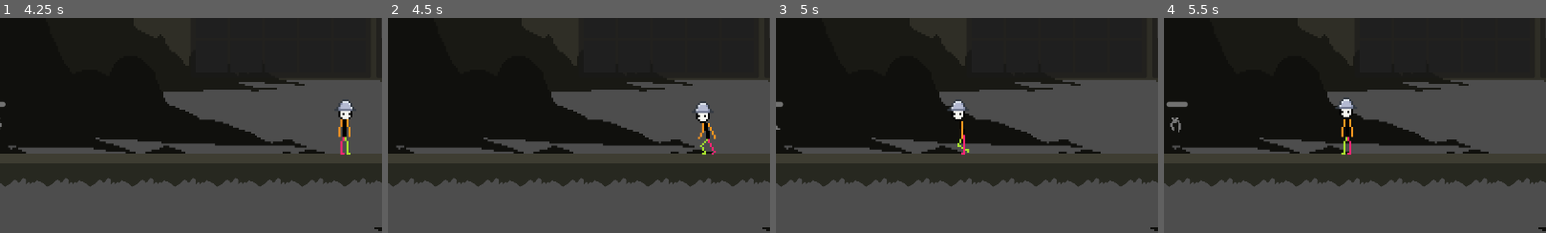
Above: before the commit, frames 1-4 (left to right).
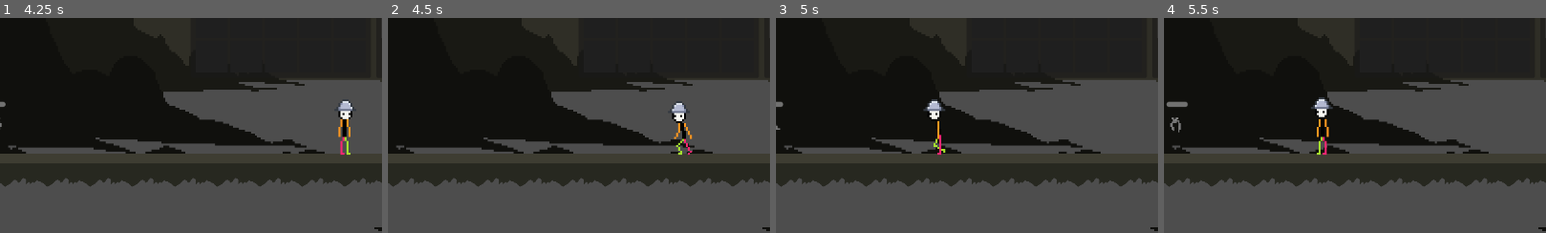
Above: after the commit, the same moments.

Repository: astrimbu/game-test
Game: Godot game, scene res://scenes/World.tscn
Same seed, same stepped clock (60 frames per second), same inputs: the game is played once before the commit and once after it.
Inputs (mouse positions are % of the whole screen's width and height, from its top left):
- Up to frame 1 (4.25 s): click "I" at 0.5 s; click "P" at 1.25 s; click "Resume" at 2 s; drag from (41, 25) to (60, 28) at 2.77 s; drag from (45, 25) to (45, 70) at 3.52 s
- Up to frame 2 (4.5 s): move the mouse to (50, 25) at 4.27 s; hold Left (ui_left) from 4.28 s (still down); click (50, 25) at 4.42 s
- Up to frame 3 (5 s): keep holding Left (ui_left)
- Up to frame 4 (5.5 s): release Left (ui_left) at 5 s; drag from (55, 25) to (20, 35) at 5.02 s
The pictures show only the part of the screen within x 13-63%, y 40-90%; the shares and areas given below are measured in that part.

Frame 1 is identical in both runs. In frame 2, 1.2% of the frame differs, in the area x 73-86%, y 38-64%; in frame 3, 0.8%; in frame 4, 1.0%.

Commit message:
Instantaneous movement, edge detection

Diff:
--- a/scripts/components/player_combat.gd
+++ b/scripts/components/player_combat.gd
@@ -71,19 +71,25 @@
 		print("Combat: Target died before damage applied.")
 		return
 
+	# Capture name *before* potentially freeing the enemy via take_damage
+	var enemy_name = target_enemy.name
+
 	# --- Perform the attack damage/action based on style ---
 	print("Combat: Applying damage with style: %s" % current_attack_style)
 	if current_attack_style == "unarmed" or current_attack_style == "melee":
 		var damage = get_total_damage()
-		target_enemy.take_damage(damage)
+		target_enemy.take_damage(damage) # Enemy might be freed here
 		EventBus.publish_damage_dealt(damage, target_enemy)
-		print("Combat: Applied %d melee/unarmed damage to %s" % [damage, target_enemy.name])
+		# Use the captured name in the print statement
+		print("Combat: Applied %d melee/unarmed damage to %s" % [damage, enemy_name])
 	elif current_attack_style == "ranged":
 		# TODO: Implement projectile spawning
 
 		var damage = get_total_damage()
-		target_enemy.take_damage(damage)
+		target_enemy.take_damage(damage) # Enemy might be freed here
 		EventBus.publish_damage_dealt(damage, target_enemy)
+		# Use the captured name if you add a print here later
+		# print("Combat: Applied %d ranged damage to %s" % [damage, enemy_name])
 	elif current_attack_style == "magic":
 		print("Combat: Magic attack - Placeholder.")
 	else:
@@ -92,6 +98,7 @@
 
 	# Damage applied. Now start the cooldown timer for the *next* attack.
 	# The cooldown runs *after* the damage point.
+	# Re-check validity *after* damage application, as the enemy might be dead/null now.
 	if auto_combat_enabled and is_instance_valid(target_enemy) and not target_enemy.get_is_dead():
 		# Start the FULL cooldown timer now.
 		print("Combat: Damage applied. Starting FULL cooldown timer for %.2f seconds." % current_attack_cooldown)
@@ -105,11 +112,13 @@
 func _on_enemy_killed(enemy: BaseEnemy) -> void:
 	# Check if the killed enemy was our current target
 	if enemy == target_enemy:
-		print("Combat: Target enemy killed. Allowing animation to complete.")
+		print("Combat: Target enemy killed. Clearing target and stopping combat loop.")
 		# Prevent the loop from continuing after the current cooldown finishes
 		auto_combat_enabled = false
 		# Stop attack timer to prevent starting new attacks
 		attack_timer.stop()
+		# Clear the reference to the now-dead enemy
+		target_enemy = null
 		# Let the current animation finish via animation_complete_timer
 
 func start_attacking(target: CharacterBody2D) -> void:
--- a/scripts/components/player_movement.gd
+++ b/scripts/components/player_movement.gd
@@ -9,6 +9,8 @@
 
 @export var config: PlayerConfig
 @export var character: CharacterBody2D
+
+@onready var collision_shape: CollisionShape2D = character.get_node("CollisionShape2D") # Adjust path if needed
 
 var gravity: float = ProjectSettings.get_setting("physics/2d/default_gravity")
 var facing_direction: float = 1
@@ -38,23 +40,14 @@
 	print("DEBUG: PlayerMovement.move called with direction: ", direction) # DEBUG
 	print("DEBUG: Velocity BEFORE move: ", character.velocity) # DEBUG
 	if direction != 0:
-		# Use acceleration for smoother movement
-		character.velocity.x = move_toward(
-			character.velocity.x,
-			direction * config.get_modified_speed(),
-			config.ACCELERATION * get_physics_process_delta_time()
-		)
+		# Set velocity directly for instantaneous movement
+		character.velocity.x = direction * config.get_modified_speed()
 		set_facing_direction(direction)
 		started_moving.emit()
 	else:
-		# Apply friction when not moving
-		var friction = config.FRICTION if character.is_on_floor() else config.AIR_RESISTANCE
-		character.velocity.x = move_toward(
-			character.velocity.x,
-			0,
-			friction * get_physics_process_delta_time()
-		)
-		print("DEBUG: Velocity AFTER applying friction: ", character.velocity) # DEBUG
+		# Instantly stop horizontal movement when input is zero
+		character.velocity.x = 0
+		print("DEBUG: Velocity AFTER stopping: ", character.velocity) # DEBUG
 		stopped_moving.emit()
 
 func drop_through_platform() -> void:
@@ -81,17 +74,33 @@
 	)
 
 func will_fall_off_edge(direction: float) -> bool:
-	var space_state = character.get_world_2d().direct_space_state
-	var check_position = character.global_position + Vector2(direction * 10, -5)
+	if not character.is_on_floor(): # Only check for falling off edges if currently on the floor
+		return false
 
-	var params = PhysicsRayQueryParameters2D.create(
-		check_position,
-		check_position + Vector2(0, 10),
-		1
-	)
+	# Parameters for testing
+	var step_forward_distance = 5.0 # How far ahead to check horizontally (adjust as needed)
+	var step_down_distance = 10.0  # How far down to check from the forward position (adjust as needed)
 
-	var result = space_state.intersect_ray(params)
-	return result.is_empty()
+	# Simulate moving slightly forward
+	var forward_motion = Vector2(direction * step_forward_distance, 0)
+
+	# Get the transform the character would have after moving forward
+	# Note: CharacterBody2D transform doesn't update immediately with velocity,
+	# so we calculate the potential future transform based on current position.
+	var future_transform = character.transform.translated(forward_motion)
+
+	# Define the downward motion to test for ground
+	var down_motion = Vector2(0, step_down_distance)
+
+	# Test moving down from the potential future position.
+	# test_move returns true if a collision *would* occur.
+	if not character.test_move(future_transform, down_motion):
+		# If test_move is false, it means NO collision would occur moving down -> potential edge
+		# print("DEBUG: test_move detected potential edge fall!") # Optional Debug
+		return true # No ground detected below the forward position -> will fall
+	else:
+		# If test_move is true, it means a collision *would* occur -> ground is present
+		return false # Ground detected -> won't fall
 
 func has_platform_below() -> bool:
 	var space_state = character.get_world_2d().direct_space_state
--- a/scripts/player_states/manual_moving_state.gd
+++ b/scripts/player_states/manual_moving_state.gd
@@ -13,13 +13,16 @@
 	var direction = Input.get_axis("ui_left", "ui_right")
 
 	if direction != 0:
-		player.movement.move(direction)
+		# Check for edge before moving
+		if player.is_on_floor() and player.will_fall_off_edge(direction):
+			# Stop horizontal movement if moving towards an edge
+			player.movement.move(0)
+		else:
+			player.movement.move(direction)
 	else:
 		# If no direction input, transition back to idle
 		player.movement.move(0) # Stop movement
 		player.request_state_change("idle")
-		# move_and_slide will be called after state change in idle or by player itself? Let's call it here to apply stop.
-		player.move_and_slide()
 		return # Exit early as we are changing state
 
 	# Check for jump input (optional, could be its own state or handled here)
--- a/scripts/player_states/moving_state.gd
+++ b/scripts/player_states/moving_state.gd
@@ -52,7 +52,12 @@
 
 	if distance_to_target > ARRIVAL_THRESHOLD:
 		var direction_to_target = sign(target_pos.x - current_pos.x)
-		player.movement.move(direction_to_target)
+		# Check for edge before moving
+		if player.is_on_floor() and player.will_fall_off_edge(direction_to_target):
+			# Stop horizontal movement if moving towards an edge
+			player.movement.move(0)
+		else:
+			player.movement.move(direction_to_target)
 	else:
 		# Reached the target position
 		player.movement.move(0) # Stop movement
Not shown, changed: .cursor/rules/update-guide.mdc
Not shown, changed: GUIDE.md
